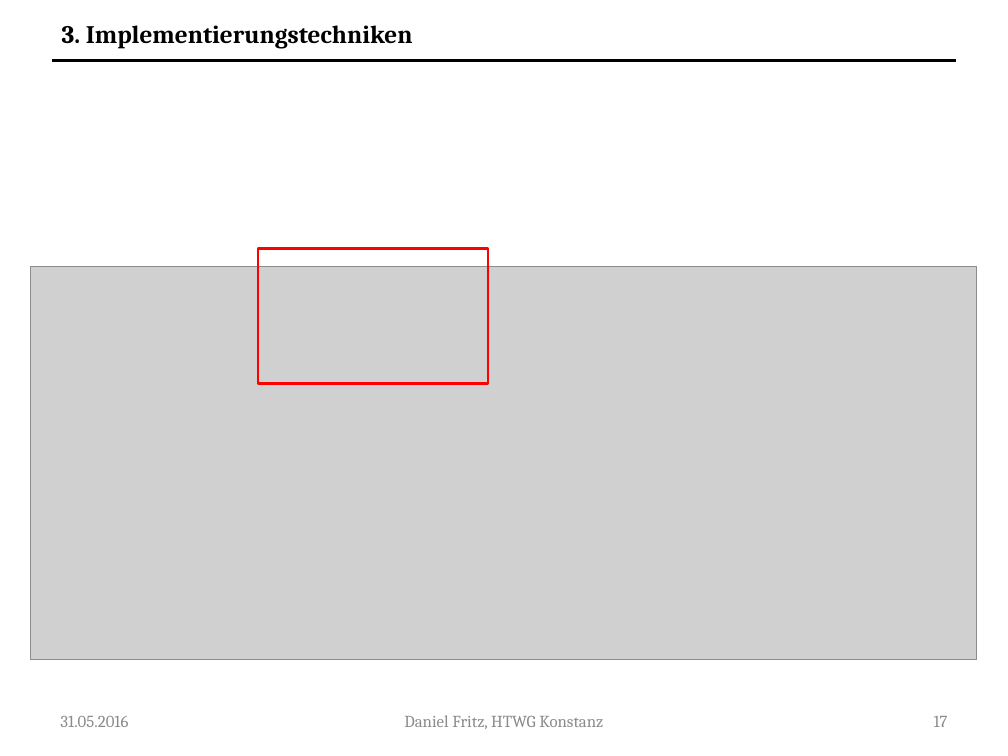
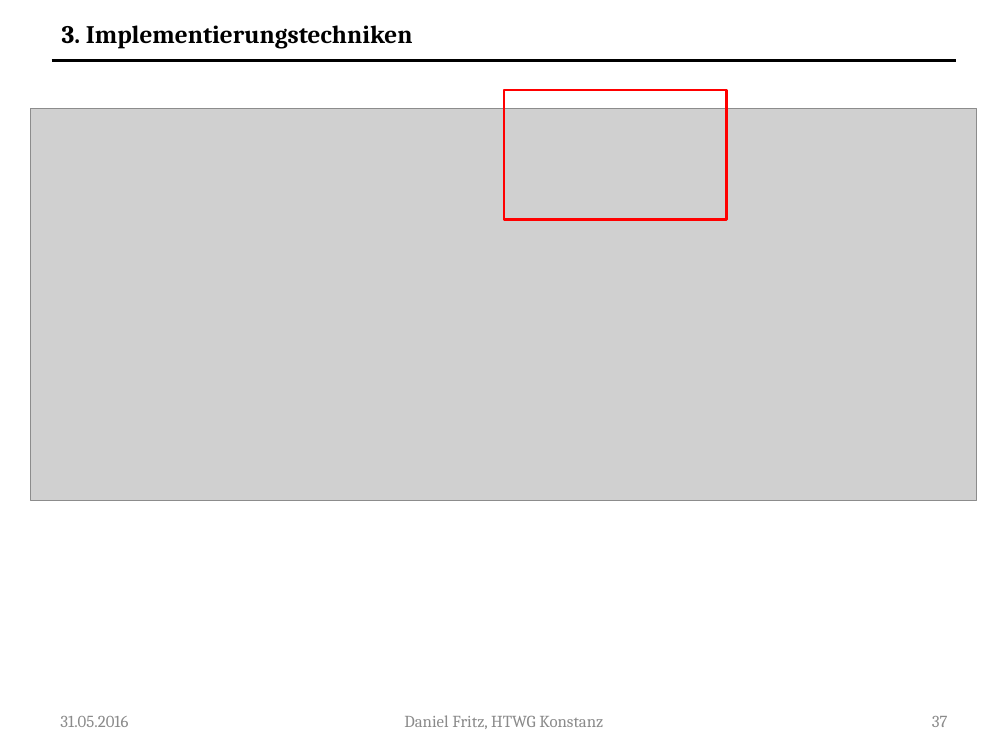
Before and after one commit to Guldenbart/MA, a slide deck: slide 37 of ppt/MA_neu.pptx (slide 17 before the commit). Drawn at 1008x756 pixels with LibreOffice and Linux fonts; fonts in the diff are those of the drawing; grey boxes stand for pictures. Boxes give left, top, right and bottom in pixels: in the first picture for what was removed or moved away, otherwise in the second. Text is boxed around its words. In the diff, an @@ line names an element or a change of style, - is before the commit and + after.

```diff
--- a/ppt/MA_neu.pptx
+++ b/ppt/MA_neu.pptx
@@ picture: place and size @@
-picture at (31,267,978,659)
+picture at (31,108,978,500)
@@ rectangle: place and size @@
-rectangle at (258,249,488,384)
+rectangle at (504,90,726,219)
@@ page number at (932,716,948,727): text changed @@
-17
+37
```
Also in this commit, not shown: 25 other slides changed, 16 slides added, 1 other file.
